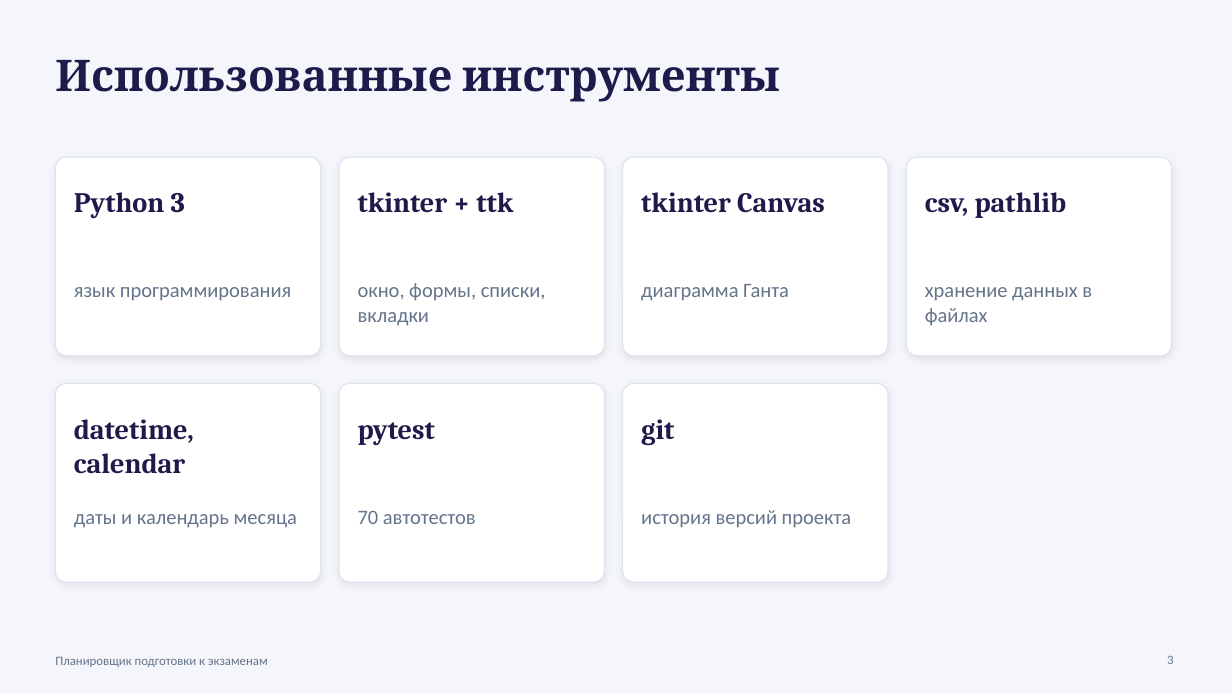
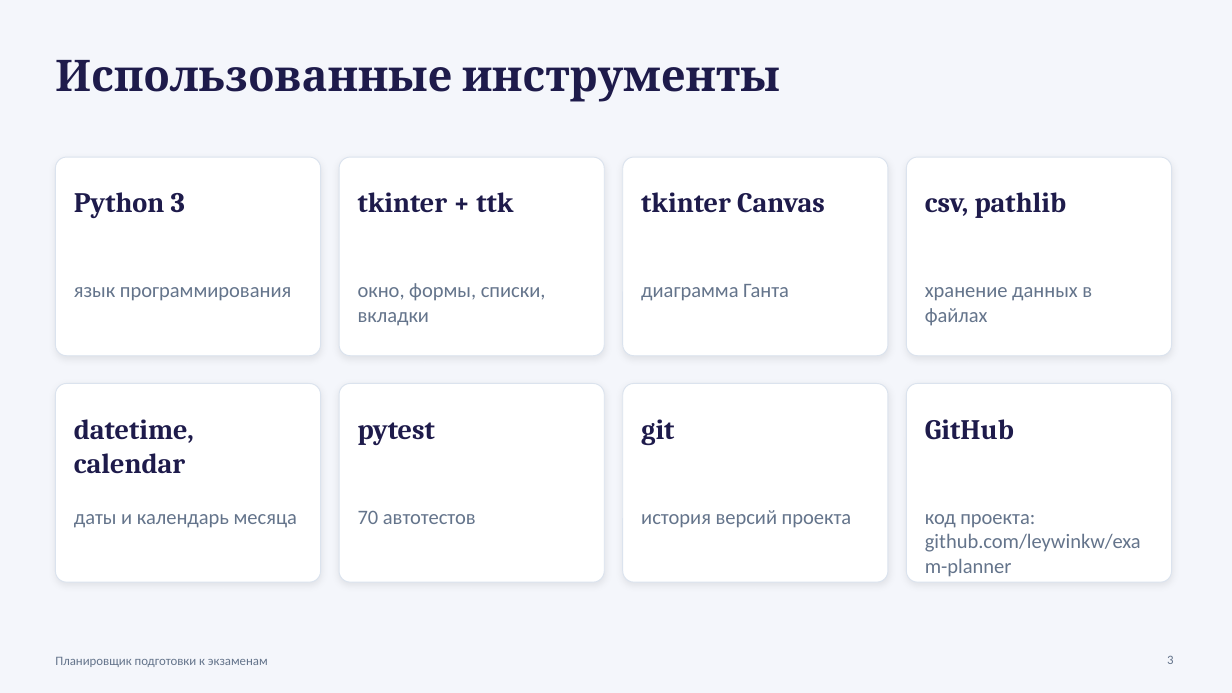
Before and after one commit to leywinkw/exam-planner, a slide deck: slide 3 of docs/Презентация_Планировщик_экзаменов.pptx. Drawn at 1232x693 pixels with LibreOffice and Linux fonts; fonts in the diff are those of the drawing. Boxes give left, top, right and bottom in pixels: in the first picture for what was removed or moved away, otherwise in the second. Text is boxed around its words. In the diff, an @@ line names an element or a change of style, - is before the commit and + after.

```diff
--- a/docs/Презентация_Планировщик_экзаменов.pptx
+++ b/docs/Презентация_Планировщик_экзаменов.pptx
@@ rounded rectangle added at box(907, 384, 1172, 582), fill #FFFFFF, outline #DBE3EE 0.75 pt @@
@@ text added at box(925, 419, 1014, 440), 22 pt, text #1E1B4B, bold @@
+GitHub
@@ text added at box(925, 514, 1141, 577), 16 pt, text #64748B @@
+код проекта: github.com/leywinkw/exam-planner
```
Also in this commit, not shown: 1 other slide changed, 6 other files.
